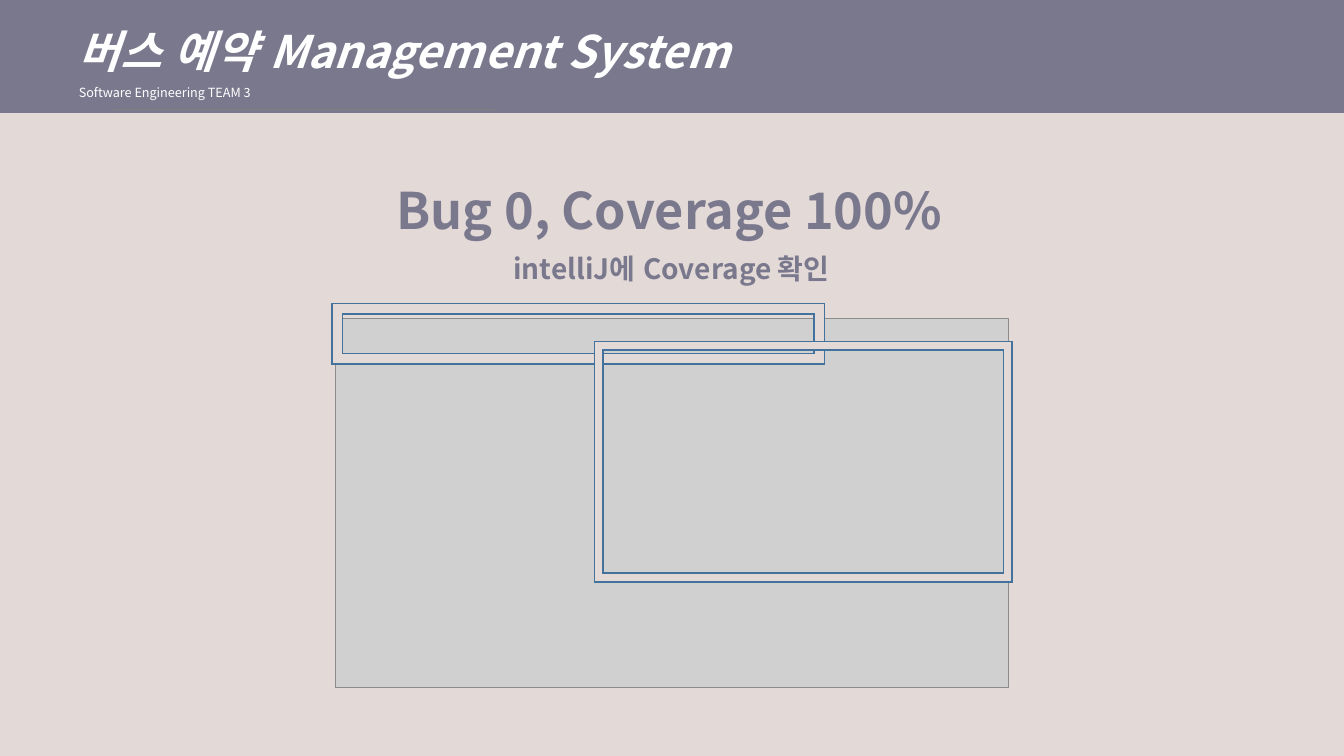
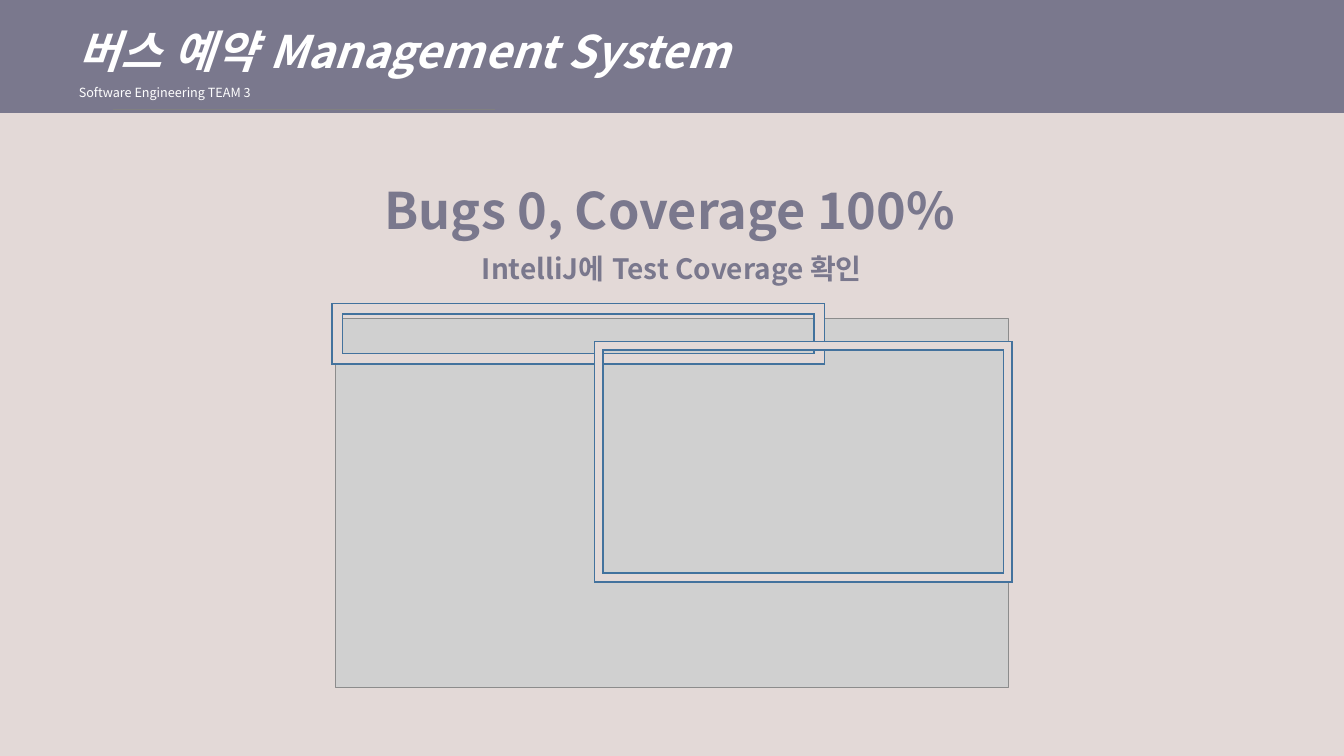
Before and after one commit to JeongJuhyeon/KNUBus, a slide deck: slide 16 of finalDocuments/final_presentation.pptx. Drawn at 1344x756 pixels with LibreOffice and Linux fonts; fonts in the diff are those of the drawing; grey boxes stand for pictures. Boxes give left, top, right and bottom in pixels: in the first picture for what was removed or moved away, otherwise in the second. Text is boxed around its words. In the diff, an @@ line names an element or a change of style, - is before the commit and + after.

Commit message:
final changed(some text, ppt)

```diff
--- a/finalDocuments/final_presentation.pptx
+++ b/finalDocuments/final_presentation.pptx
@@ text at [385, 191, 955, 241]: text changed @@
-Bug 0, Coverage 100%
+Bugs 0, Coverage 100%
@@ text at [482, 255, 862, 286]: text changed @@
-intelliJ에 Coverage 확인
+IntelliJ에 Test Coverage 확인
```
Also in this commit, not shown: 4 other slides changed, 3 other files.
